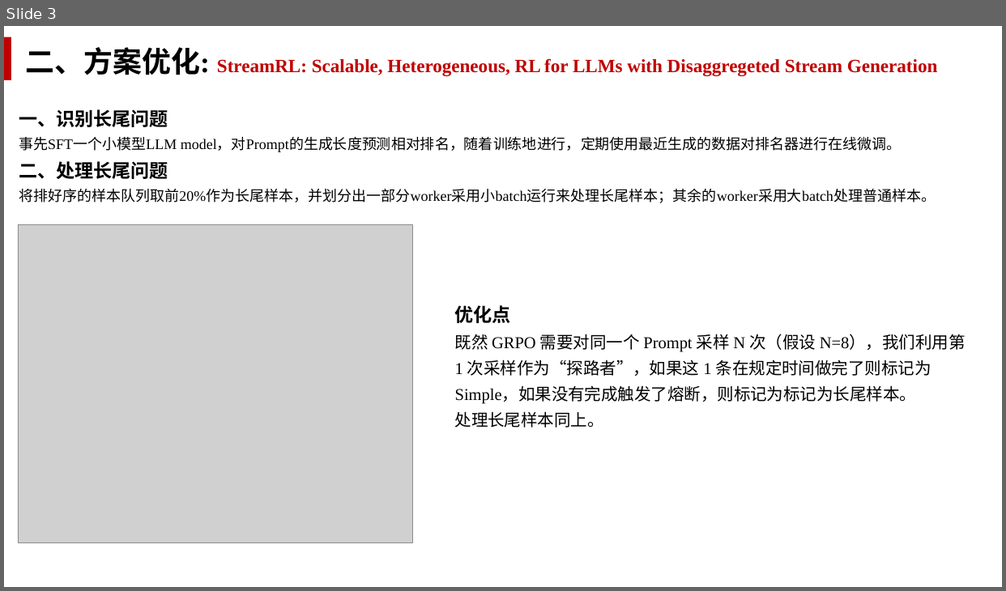
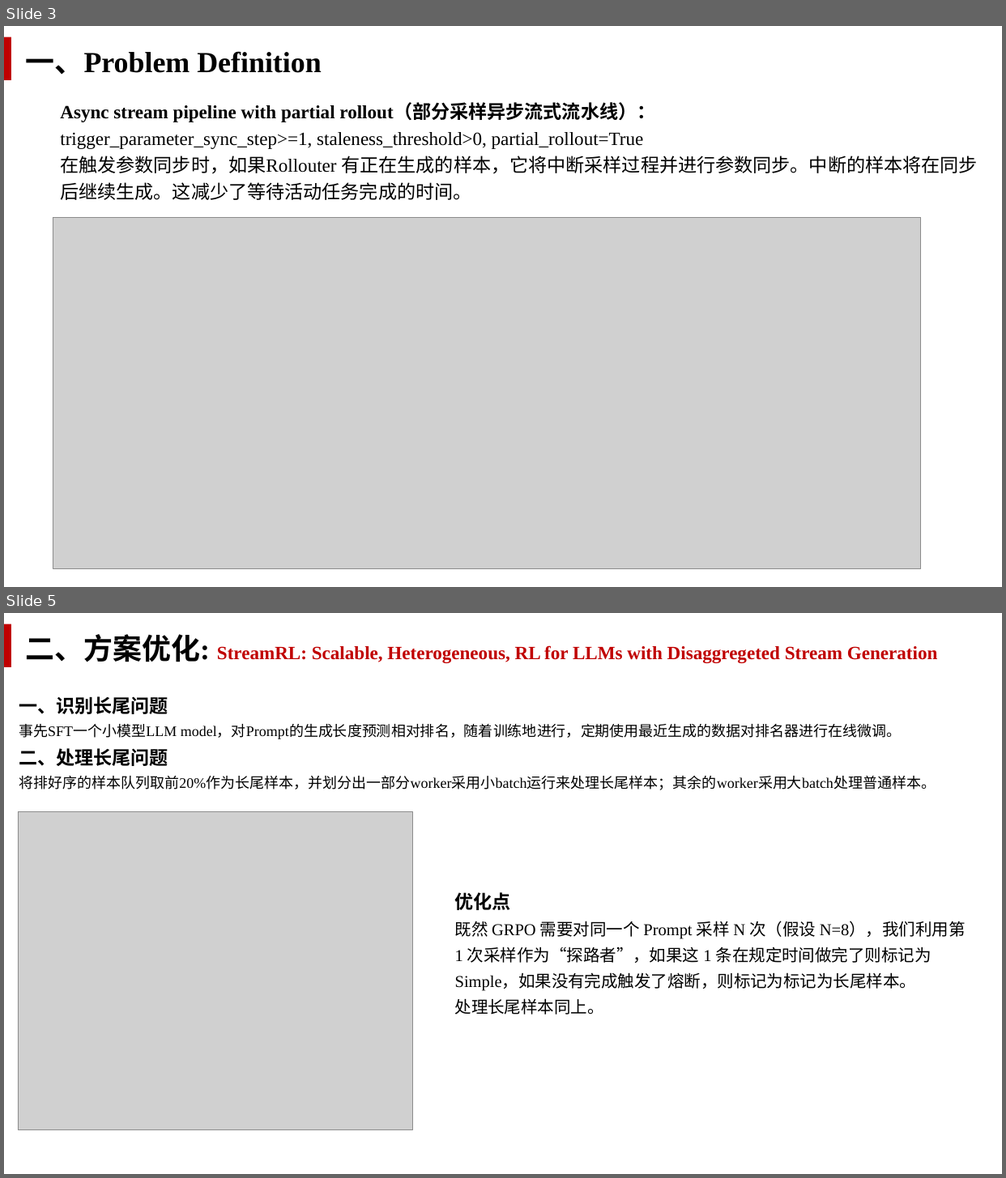
Before and after one commit to Watsontao/mindrlhf, a slide deck: 方案/组内分享.pptx. Shown one above the other, each under a label of ours: slide 3 before the commit, slides 3 and 5 after it; the slides between them are not shown. The pictures are 1006x591 and 1006x1178 pixels, drawn with LibreOffice and Linux fonts; fonts in the diff are those of the drawing; grey boxes stand for pictures. Boxes give left, top, right and bottom in pixels: in the first picture for what was removed or moved away, otherwise in the second. Text is boxed around its words. In the diff, an @@ line names an element or a change of style, - is before the commit and + after.

```diff
--- a/方案/组内分享.pptx
+++ b/方案/组内分享.pptx
@@ slide 3 added at box(4, 26, 1002, 587), background #FFFFFF @@
@@ rectangle added at box(4, 37, 11, 80), fill #C00000 @@
@@ text added at box(26, 51, 322, 75), 28 pt, text #000000, bold @@
+一、Problem Definition
@@ text added at box(60, 104, 977, 200), 18 pt, text #000000 @@
+Async stream pipeline with partial rollout（部分采样异步流式流水线）：
+trigger_parameter_sync_step>=1, staleness_threshold>0, partial_rollout=True
+在触发参数同步时，如果Rollouter 有正在生成的样本，它将中断采样过程并进行参数同步。中断的样本将在同步后继续生成。这减少了等待活动任务完成的时间。
@@ picture added at box(53, 218, 921, 570) @@
@@ what was slide 3 is now slide 5 @@
```
Also in this commit, not shown: 5 slides changed, 1 other slide added.
